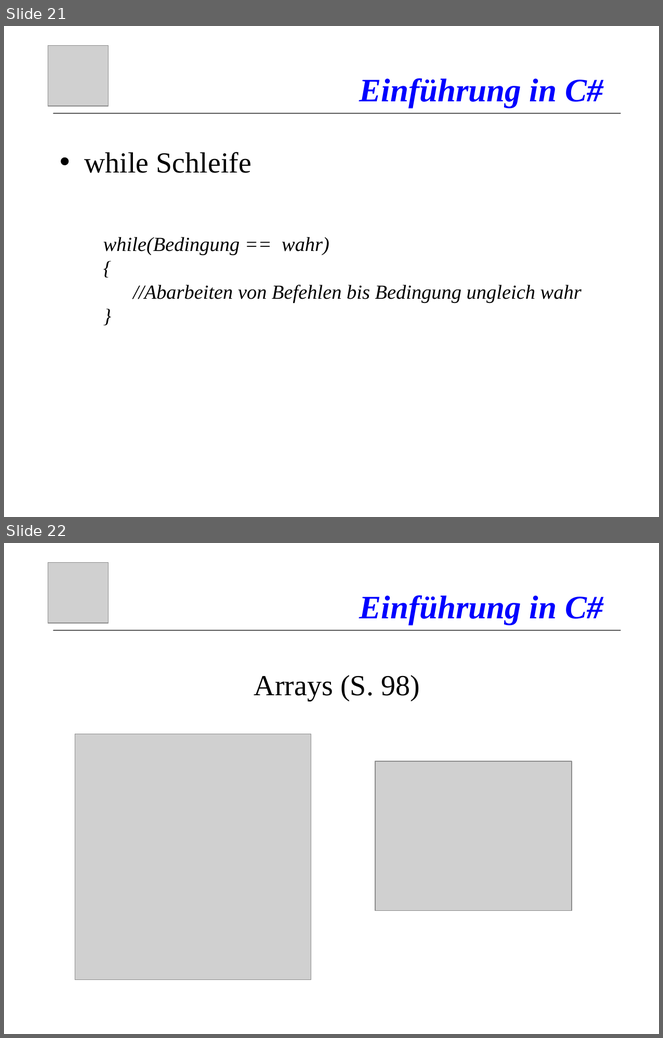
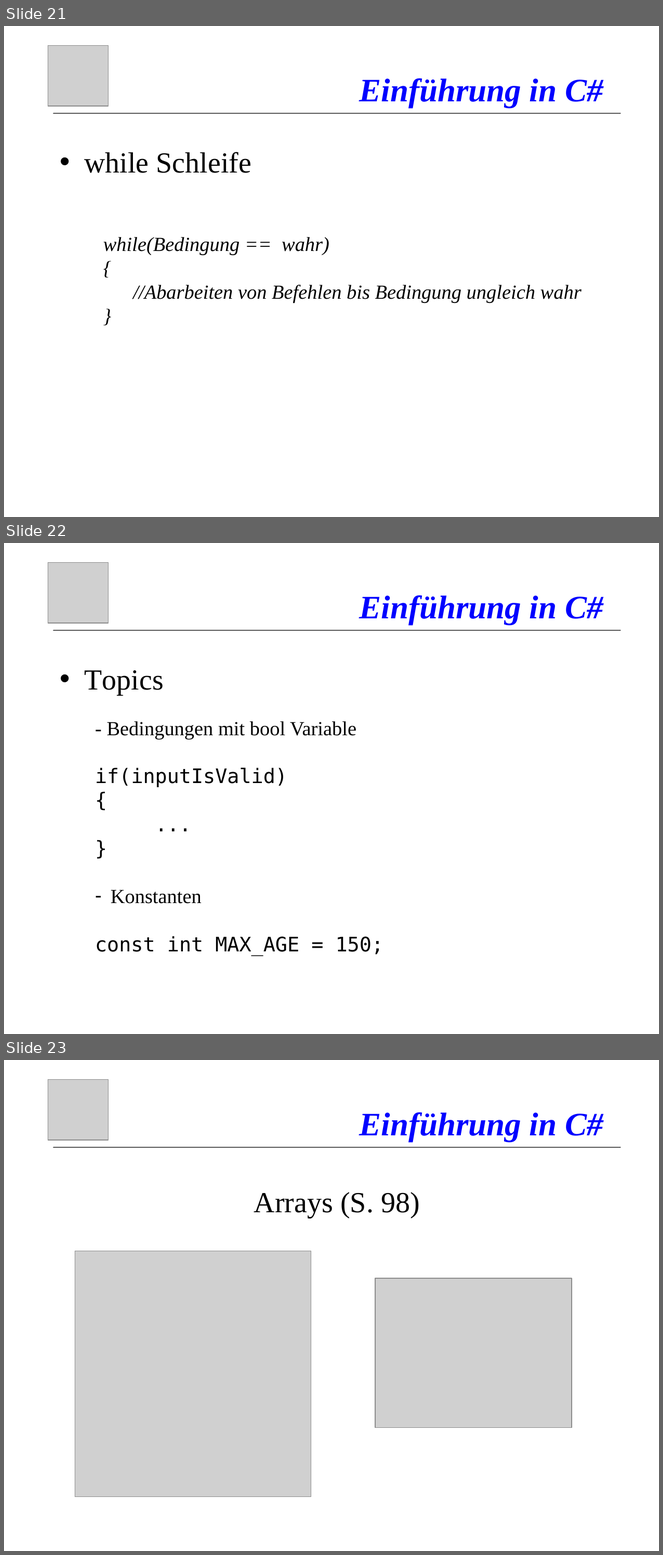
Before and after one commit to atillakati/sw_developer_2020_Atilla, a slide deck: C#_Kurs.ppt. Shown one above the other, each under a label of ours: slides 21 and 22 before the commit, slides 21, 22 and 23 after it. The pictures are 663x1038 and 663x1555 pixels, drawn with LibreOffice and Linux fonts; fonts in the diff are those of the drawing; grey boxes stand for pictures. Boxes give left, top, right and bottom in pixels: in the first picture for what was removed or moved away, otherwise in the second. Text is boxed around its words. In the diff, an @@ line names an element or a change of style, - is before the commit and + after.

```diff
--- a/C#_Kurs.ppt
+++ b/C#_Kurs.ppt
@@ slide 22 added at box(4, 543, 659, 1034), background #FFFFFF @@
@@ picture added at box(48, 563, 108, 623) @@
@@ title added at box(360, 595, 603, 625), 36 pt, text #0000FF, bold, italic @@
+Einführung in C#
@@ line added from (53, 630) to (621, 630), #000000 0.74 pt @@
@@ text added at box(84, 670, 164, 695), 32 pt, text #000000 @@
+• Topics
@@ text added at box(95, 721, 384, 956), 22 pt, text #000000 @@
+- Bedingungen mit bool Variable
+if(inputIsValid)
+{
+...
+}
+– Konstanten
+const int MAX_AGE = 150;
@@ what was slide 22 is now slide 23 @@
```
Also in this commit, not shown: 24 other files.
